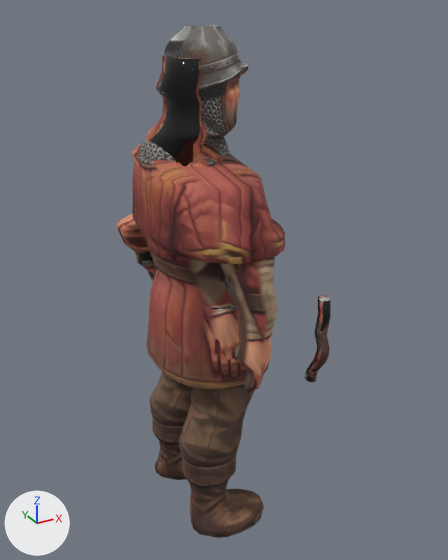
The glTF model assets/models/npcs/npc_guard.glb, before and after one commit.
Camera for both pictures: a camera (50 mm lens) standing at (-0.931, -1.849, 1.892) and looking at (0.088, 0.003, 0.966). Every picture has the same lights, and +X, +Y and +Z are marked at lower left. The older version comes first. Vertices at exactly the same position are counted once.

The first picture shows 'arm_L'.
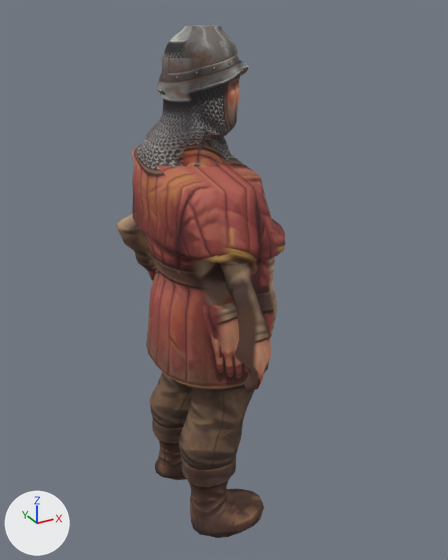
What differs and where, as boxes (x1, y1, x2, y2) in the pictures (448 x 560 px):
'arm_L', reshaped (21% narrower)
    before: (116, 25, 331, 538)
    after: (116, 25, 285, 538)
part 1 of me_arm_l, deleted
    before: (304, 295, 331, 382)
part 2 of me_arm_l, surface changed
    both: (116, 25, 278, 480)

Edits to the bpy script that builds the scene:
```text
Change me_arm_l:
    used by ob_arm_l; location = (0.0, 0.0, 0.0)
    remove me_arm_l.from_pydata(...)  # 3744 vertices, 7456 faces; spans x -0.2..0.3, y -0.41..0.42, z 0.0..1.84
    add me_arm_l.from_pydata(...)  # 3632 vertices, 7236 faces; spans x -0.2..0.22, y -0.41..0.42, z 0.0..1.84
    me_arm_l part 1: the loose piece of 112 vertices spanning x 0.24..0.3, y -0.4..-0.31, z 0.67..0.99 is deleted
    me_arm_l part 2: 1870 kept faces spanning x -0.2..0.19, y -0.41..0.42, z 0.0..1.84 get new texture (UV) coordinates
```
